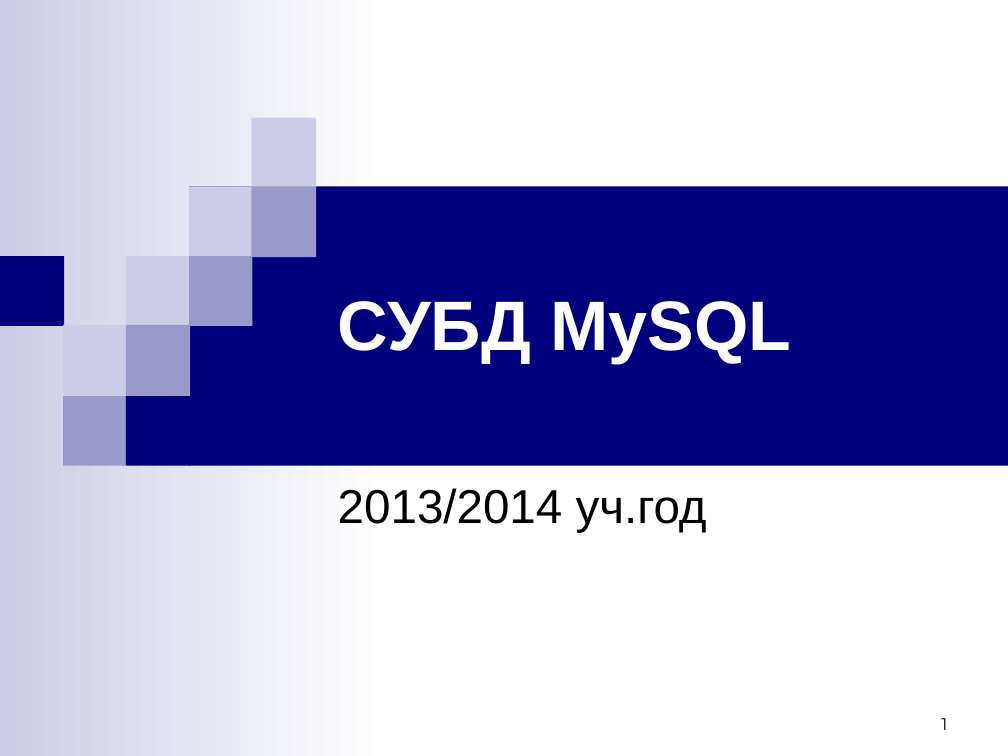
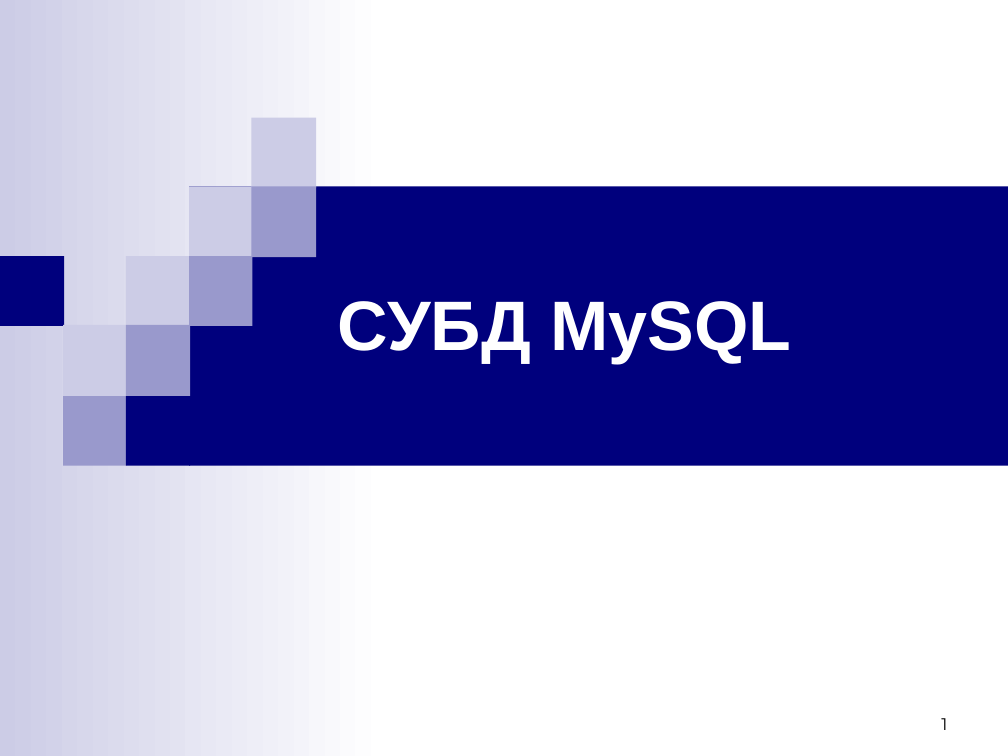
Before and after one commit to naumovda/db, a slide deck: slide 1 of slides/db-08-prog.pptx. Drawn at 1008x756 pixels with LibreOffice and Linux fonts; fonts in the diff are those of the drawing. Boxes give left, top, right and bottom in pixels: in the first picture for what was removed or moved away, otherwise in the second. Text is boxed around its words. In the diff, an @@ line names an element or a change of style, - is before the commit and + after.

```diff
--- a/slides/db-08-prog.pptx
+++ b/slides/db-08-prog.pptx
@@ subtitle removed at [338,488,707,532] @@
-2013/2014 уч.год
```
Also in this commit, not shown: 10 other files.
